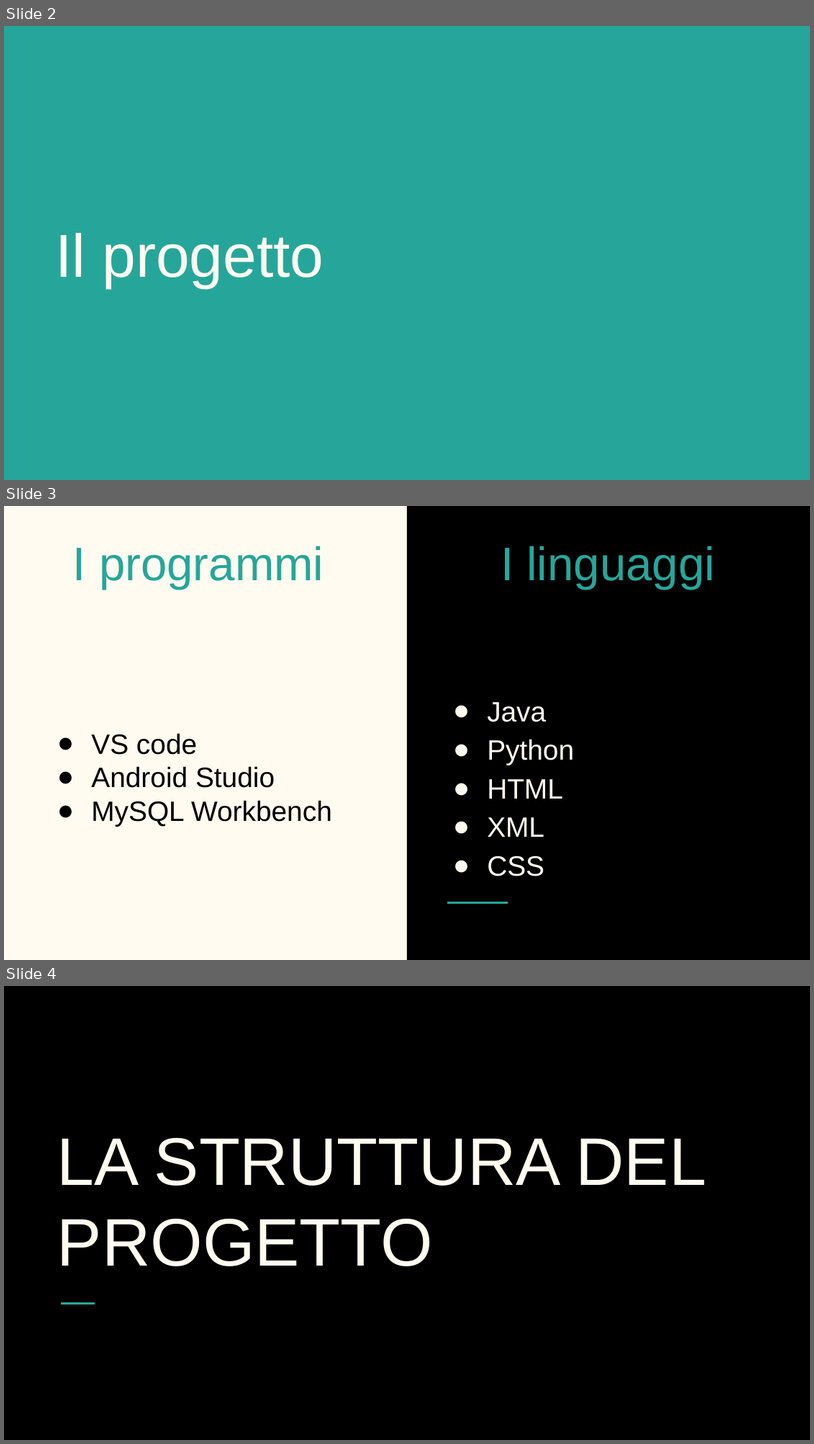
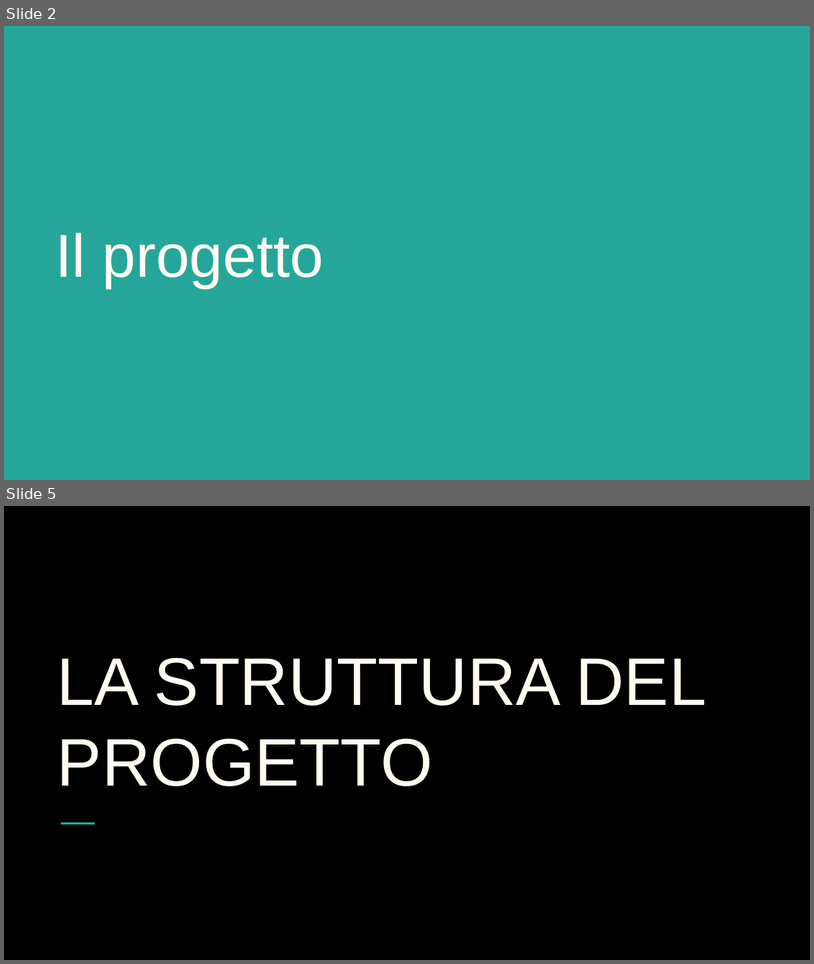
Before and after one commit to Tommiconlai/AppPet, a slide deck: Documenti/Relazione Finale/PP relazione.pptx. Shown one above the other, each under a label of ours: slides 2, 3 and 4 before the commit, slides 2 and 5 after it; the slides between them are not shown. The pictures are 814x1444 and 814x964 pixels, drawn with LibreOffice and Linux fonts; fonts in the diff are those of the drawing. Boxes give left, top, right and bottom in pixels: in the first picture for what was removed or moved away, otherwise in the second. Text is boxed around its words. In the diff, an @@ line names an element or a change of style, - is before the commit and + after.

```diff
--- a/Documenti/Relazione Finale/PP relazione.pptx
+++ b/Documenti/Relazione Finale/PP relazione.pptx
@@ slide 3 removed at (x1=4, y1=506, x2=810, y2=960), background #FFFBF0 @@
@@ rectangle removed at (x1=407, y1=506, x2=810, y2=959) @@
@@ title removed at (x1=73, y1=546, x2=324, y2=589) @@
-I programmi
@@ title removed at (x1=501, y1=546, x2=715, y2=589) @@
-I linguaggi
@@ text removed at (x1=487, y1=702, x2=574, y2=876) @@
-● Java
-● Python
-● HTML
-● XML
-● CSS
@@ text removed at (x1=91, y1=733, x2=332, y2=826) @@
-● VS code
-● Android Studio
-● MySQL Workbench
@@ line removed from (448, 903) to (508, 903) @@
@@ what was slide 4 is now slide 5 @@
```
Also in this commit, not shown: 4 slides added.
